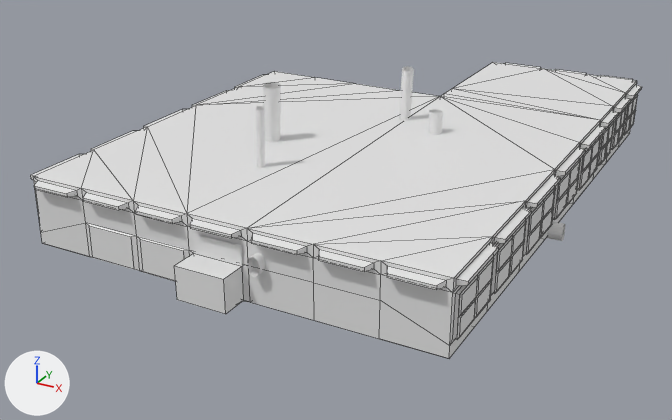
An edit to the Blender file assets/models/rooms/factory.blend, drawn before and after from the same camera.
The view is the same before and after, from a camera (50 mm lens) standing at (45.1, -91.1, 41.2) and looking at (-2.9, -3.9, -2.4). Lighting does not change. The marker at lower left points along +X, +Y and +Z. Mesh edges are drawn as thin lines on the coarser meshes.

Objects in the first picture: 'ceil', 'gate', 'pipes', 'walls', 'windows'.
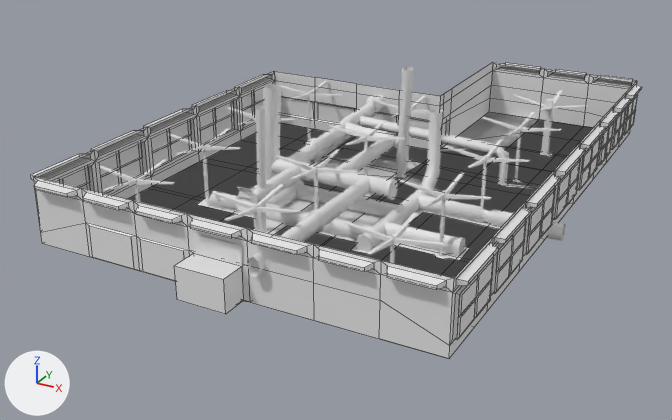
Commit message: fix navmesh for factory

Diff of the bpy script that builds the scene:
```diff
--- a/assets/models/rooms/factory.blend.py
+++ b/assets/models/rooms/factory.blend.py
@@ ob_ceil @@
 ob_ceil.scale = (3.18, 3.18, 1.81)
+ob_ceil.hide_set(True)
```

What differs and where, as boxes [x1, y1, x2, y2] in the pictures (672 x 420 px):
'ceil', hidden
    before: [34, 62, 636, 278]
'pipes', unchanged, uncovered by the edit
    before: [247, 66, 565, 277]
    after: [206, 66, 565, 277]
'floor', unchanged, uncovered by the edit
    after: [129, 112, 590, 302]
'nav', unchanged, uncovered by the edit
    after: [132, 112, 593, 278]
'pillars', unchanged, uncovered by the edit
    after: [98, 81, 588, 264]
